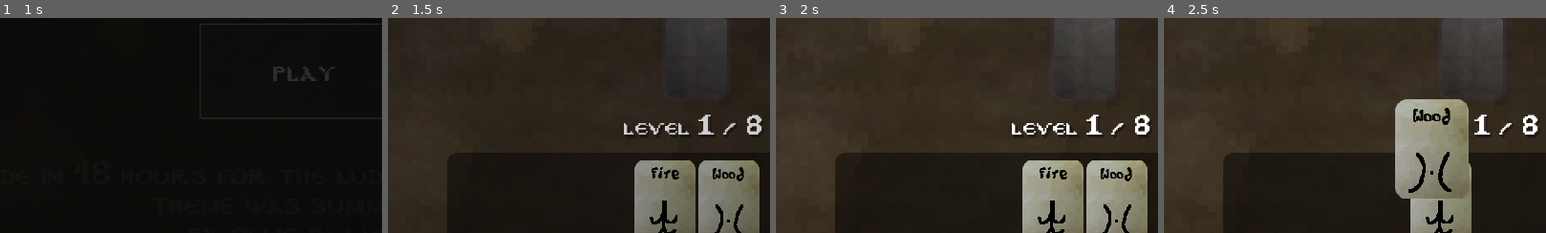
Above: before the commit, frames 1-4 (left to right).
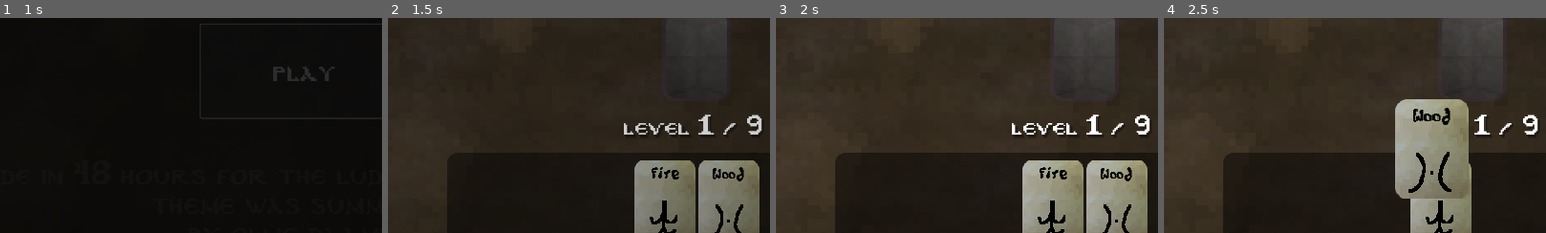
Above: after the commit, the same moments.

Repository: ollie-d/ld55
Game: Godot game, scene res://Scenes/main_menu.tscn
Two runs of this game, one before a commit and one after it. Both use one fixed random seed, a clock stepped at 60 frames per second and the inputs below.
Inputs (mouse positions are % of the whole screen's width and height, from its top left):
- Up to frame 1 (1 s): click "Play" at 0.5 s
- Up to frame 2 (1.5 s): drag from (46, 82) to (60, 28) at 1.27 s
- Up to frame 3 (2 s): no input
- Up to frame 4 (2.5 s): tap Enter at 2 s; drag from (55, 82) to (45, 70) at 2.02 s
The pictures show only the part of the screen within x 10-60%, y 40-90%; the shares and areas given below are measured in that part.

Frame 1 is identical in both runs. In frame 2, 0.1% of the frame differs, in the area x 94-98%, y 46-55%; in frame 3, 0.1%; in frame 4, 0.1%.

Commit message:
game is done

Diff:
--- a/Godot/Scenes/Cards/base_card.tscn
+++ b/Godot/Scenes/Cards/base_card.tscn
@@ -8,6 +8,7 @@
 [ext_resource type="Texture2D" uid="uid://chss3qy64rsum" path="res://Assets/Cards/card_x.png" id="4_4ck1j"]
 [ext_resource type="FontFile" uid="uid://bl8p2kairyiyn" path="res://Assets/Fonts/PixelByzantine_old.ttf" id="6_er0ku"]
 [ext_resource type="AudioStream" uid="uid://chhdt3jmnkby1" path="res://Assets/Sounds/card_hovered.wav" id="8_12jav"]
+[ext_resource type="FontFile" uid="uid://g2g1ql4xc2f3" path="res://Assets/Fonts/PixelByzantine_2.ttf" id="8_fsh74"]
 
 [sub_resource type="ShaderMaterial" id="ShaderMaterial_up04s"]
 resource_local_to_scene = true
@@ -115,12 +116,12 @@
 
 [node name="tooltip_desc" type="RichTextLabel" parent="tooltip"]
 unique_name_in_owner = true
-offset_left = -175.0
-offset_top = -55.0
-offset_right = -25.0
+offset_left = -180.0
+offset_top = -59.0
+offset_right = -21.0
 offset_bottom = 55.0
 theme_override_colors/default_color = Color(0, 0, 0, 1)
-theme_override_fonts/normal_font = ExtResource("6_er0ku")
+theme_override_fonts/normal_font = ExtResource("8_fsh74")
 theme_override_font_sizes/normal_font_size = 20
 bbcode_enabled = true
 text = "
--- a/Godot/Scenes/Globals/global.tscn
+++ b/Godot/Scenes/Globals/global.tscn
@@ -1,7 +1,8 @@
-[gd_scene load_steps=3 format=3 uid="uid://byg81k0ejlse2"]
+[gd_scene load_steps=4 format=3 uid="uid://byg81k0ejlse2"]
 
 [ext_resource type="Script" path="res://Scripts/Globals/global.gd" id="1_ma3og"]
 [ext_resource type="AudioStream" uid="uid://cywdwaj86l6g7" path="res://Assets/Music/loopitis.wav" id="2_3qkfo"]
+[ext_resource type="AudioStream" uid="uid://cd67h83k8qv2g" path="res://Assets/Sounds/bottle_blow_processed.wav" id="3_jqcx4"]
 
 [node name="Global" type="Node2D"]
 script = ExtResource("1_ma3og")
@@ -16,4 +17,8 @@
 process_thread_group_order = 0
 process_thread_messages = 0
 stream = ExtResource("2_3qkfo")
-volume_db = -10.0
+volume_db = -20.0
+
+[node name="play_sound" type="AudioStreamPlayer" parent="."]
+unique_name_in_owner = true
+stream = ExtResource("3_jqcx4")
--- a/Godot/Scenes/combinations.tscn
+++ b/Godot/Scenes/combinations.tscn
@@ -103,7 +103,7 @@
 [node name="imp" parent="." instance=ExtResource("5_qlx1w")]
 position = Vector2(220, 328)
 product = "Imp"
-reactants = "= Fire + Ash"
+reactants = "= Fire + Ash, or Squid + Fire"
 
 [node name="newt" parent="." instance=ExtResource("5_qlx1w")]
 position = Vector2(220, 381)
--- a/Godot/Scenes/main_menu.tscn
+++ b/Godot/Scenes/main_menu.tscn
@@ -6,7 +6,6 @@
 [ext_resource type="Shader" path="res://Shaders/cloud.gdshader" id="4_ffati"]
 [ext_resource type="FontFile" uid="uid://bl8p2kairyiyn" path="res://Assets/Fonts/PixelByzantine_old.ttf" id="5_flxpa"]
 [ext_resource type="FontFile" uid="uid://cligw5pqnisrc" path="res://Assets/Fonts/PixelByzantine_Edited.ttf" id="6_actws"]
-[ext_resource type="AudioStream" uid="uid://cd67h83k8qv2g" path="res://Assets/Sounds/bottle_blow_processed.wav" id="7_be71k"]
 
 [sub_resource type="ShaderMaterial" id="ShaderMaterial_k4kqh"]
 shader = ExtResource("2_wbc0u")
@@ -105,8 +104,4 @@
 Theme was Summoning
 by Ollie D`Amico[/center]"
 
-[node name="play_sound" type="AudioStreamPlayer" parent="."]
-unique_name_in_owner = true
-stream = ExtResource("7_be71k")
-
 [connection signal="pressed" from="play" to="." method="_on_play_pressed"]
--- a/Godot/Scenes/play_area.tscn
+++ b/Godot/Scenes/play_area.tscn
@@ -11,7 +11,7 @@
 [ext_resource type="FontFile" uid="uid://bl8p2kairyiyn" path="res://Assets/Fonts/PixelByzantine_old.ttf" id="8_pd3md"]
 [ext_resource type="FontFile" uid="uid://cligw5pqnisrc" path="res://Assets/Fonts/PixelByzantine_Edited.ttf" id="8_vro1s"]
 [ext_resource type="Shader" path="res://Shaders/cloud.gdshader" id="11_smyx4"]
-[ext_resource type="FontFile" uid="uid://5jyr46vusbmc" path="res://Assets/Cards/PixelByzantine_2.ttf" id="12_f2alh"]
+[ext_resource type="FontFile" uid="uid://g2g1ql4xc2f3" path="res://Assets/Fonts/PixelByzantine_2.ttf" id="12_onab3"]
 [ext_resource type="FontFile" uid="uid://dowiess61upma" path="res://Assets/Fonts/ElderGodsBB.ttf" id="13_ia8cf"]
 [ext_resource type="PackedScene" uid="uid://k4ce3h3lrulj" path="res://Scenes/combinations.tscn" id="14_4wyj7"]
 
@@ -311,7 +311,7 @@
 offset_top = 80.0
 offset_right = 946.0
 offset_bottom = 235.0
-theme_override_fonts/normal_font = ExtResource("12_f2alh")
+theme_override_fonts/normal_font = ExtResource("12_onab3")
 theme_override_font_sizes/normal_font_size = 64
 bbcode_enabled = true
 text = "[center][shake level=2 rate=2]Drag cards into[/shake] [color=purple]fuser[/color][shake level=2 rate=2] to summon new cards[/shake][/center]"
@@ -323,7 +323,7 @@
 offset_top = 33.0
 offset_right = 945.0
 offset_bottom = 238.0
-theme_override_fonts/normal_font = ExtResource("12_f2alh")
+theme_override_fonts/normal_font = ExtResource("12_onab3")
 theme_override_font_sizes/normal_font_size = 64
 bbcode_enabled = true
 text = "[center][shake level=2 rate=2]Hover over [color=#880015]special cards[/color] to read their effects[/shake][/center]"
@@ -335,7 +335,7 @@
 offset_top = 71.0
 offset_right = 945.0
 offset_bottom = 276.0
-theme_override_fonts/normal_font = ExtResource("12_f2alh")
+theme_override_fonts/normal_font = ExtResource("12_onab3")
 theme_override_font_sizes/normal_font_size = 64
 bbcode_enabled = true
 text = "[center][shake level=2 rate=2]Effects only take place once you end your turn[/shake][/center]"
@@ -347,7 +347,7 @@
 offset_top = 35.0
 offset_right = 945.0
 offset_bottom = 240.0
-theme_override_fonts/normal_font = ExtResource("12_f2alh")
+theme_override_fonts/normal_font = ExtResource("12_onab3")
 theme_override_font_sizes/normal_font_size = 64
 bbcode_enabled = true
 text = "[center][shake level=2 rate=2]Complete the requirements before your turns run out[/shake][/center]"
@@ -359,7 +359,7 @@
 offset_top = 43.0
 offset_right = 945.0
 offset_bottom = 248.0
-theme_override_fonts/normal_font = ExtResource("12_f2alh")
+theme_override_fonts/normal_font = ExtResource("12_onab3")
 theme_override_font_sizes/normal_font_size = 64
 bbcode_enabled = true
 text = "[center][shake level=2 rate=2]The ent and the imp form an effective ash factory[/shake][/center]"
@@ -371,10 +371,10 @@
 offset_top = 40.0
 offset_right = 945.0
 offset_bottom = 245.0
-theme_override_fonts/normal_font = ExtResource("12_f2alh")
-theme_override_font_sizes/normal_font_size = 64
-bbcode_enabled = true
-text = "[center][shake level=2 rate=2]Play around with combination, summoning is a creative process[/shake][/center]"
+theme_override_fonts/normal_font = ExtResource("12_onab3")
+theme_override_font_sizes/normal_font_size = 64
+bbcode_enabled = true
+text = "[center][shake level=2 rate=2]Play around with combinations, summoning is a creative process[/shake][/center]"
 
 [node name="tut_text6" type="RichTextLabel" parent="."]
 unique_name_in_owner = true
@@ -383,7 +383,7 @@
 offset_top = 39.0
 offset_right = 945.0
 offset_bottom = 244.0
-theme_override_fonts/normal_font = ExtResource("12_f2alh")
+theme_override_fonts/normal_font = ExtResource("12_onab3")
 theme_override_font_sizes/normal_font_size = 64
 bbcode_enabled = true
 text = "[center][shake level=2 rate=2]If you must, you can check combinations with the hint button[/shake][/center]"
@@ -395,18 +395,18 @@
 offset_top = 39.0
 offset_right = 945.0
 offset_bottom = 244.0
-theme_override_fonts/normal_font = ExtResource("12_f2alh")
-theme_override_font_sizes/normal_font_size = 64
-bbcode_enabled = true
-text = "[center][shake level=2 rate=2]You're on your own now[/shake][/center]
+theme_override_fonts/normal_font = ExtResource("12_onab3")
+theme_override_font_sizes/normal_font_size = 64
+bbcode_enabled = true
+text = "[center][shake level=2 rate=2]You`re on your own now[/shake][/center]
 [center][shake level=10 rate=20][color=#664330]good luck[/color][/shake][/center]"
 
 [node name="hint_button" type="Button" parent="."]
 unique_name_in_owner = true
-offset_left = 16.0
-offset_top = 314.0
-offset_right = 85.0
-offset_bottom = 380.0
+offset_left = 1032.0
+offset_top = 289.0
+offset_right = 1101.0
+offset_bottom = 355.0
 theme_override_fonts/font = ExtResource("13_ia8cf")
 theme_override_font_sizes/font_size = 48
 text = "?"
--- a/Godot/Scripts/Cards/base_card.gd
+++ b/Godot/Scripts/Cards/base_card.gd
@@ -132,7 +132,7 @@
 					is_over_mana = true
 
 		# Handle mouse being hovered over
-		if (not being_dragged) and (home_object != null):
+		if (not being_dragged) and (home_object != null) and (!global.hint_screen_open):
 			var hover_check_failed = true
 			if len(global.hover_queue) > 0:
 				if self == global.hover_queue[0]:
@@ -218,9 +218,11 @@
 	if (event is InputEventMouseButton) and (!global.turn_ended) and (!locked_in_place):
 		# Detect start of drag
 		if (event.button_index == 1) and (event.pressed == true) and (hovered) and (not being_dragged):
-			being_dragged = true
-			global.card_being_held = true
-			cursor_offset = get_global_mouse_position() - self.global_position
+			if len(global.hover_queue) > 0:
+				if global.hover_queue[0] == self:
+					being_dragged = true
+					global.card_being_held = true
+					cursor_offset = get_global_mouse_position() - self.global_position
 		# Detect end of drag
 		elif (event.button_index == 1) and (event.pressed == false) and (being_dragged):
 			# Add logic to check if it's in a fuser OR being re-arranged in hand
--- a/Godot/Scripts/Globals/global.gd
+++ b/Godot/Scripts/Globals/global.gd
@@ -18,18 +18,23 @@
 var mana_max = 4
 var mana = 4
 
+var react_called = false
+
 var current_level = 0
 var num_levels: int
+
+var hint_screen_open = false
 
 var levels = {
 	0: {'starting_resources':['fire','wood'], 'deposit':{'card_type':'ash', 'quantity':1}, 'max_turns': 1},
 	1: {'starting_resources':[], 'deposit':{'card_type':'fire', 'quantity':3}, 'max_turns': 3},
-	2: {'starting_resources':[], 'deposit':{'card_type':'ash', 'quantity':2}, 'max_turns': 2},
+	2: {'starting_resources':[], 'deposit':{'card_type':'ash', 'quantity':1}, 'max_turns': 2},
 	3: {'starting_resources':['fire','wood','water'], 'deposit':{'card_type':'paste', 'quantity':1}, 'max_turns': 2},
 	4: {'starting_resources':['eye_of_newt', 'fire', 'fire'], 'deposit':{'card_type':'imp', 'quantity':1}, 'max_turns': 3},
-	5: {'starting_resources':['squid', 'fire', 'wood'], 'deposit':{'card_type':'ash', 'quantity':3}, 'max_turns': 5},
-	6: {'starting_resources':['newt','water', 'fire', 'fire', 'wood'], 'deposit':{'card_type':'imp', 'quantity':5}, 'max_turns': 10},
-	7: {'starting_resources':['fire', 'fire', 'wood', 'water', 'water', 'newt'], 'deposit':{'card_type':'demon', 'quantity':1}, 'max_turns': 10},
+	5: {'starting_resources':['squid', 'fire'], 'deposit':{'card_type':'fire', 'quantity':3}, 'max_turns': 5},
+	6: {'starting_resources':['squid', 'fire', 'wood'], 'deposit':{'card_type':'ash', 'quantity':3}, 'max_turns': 5},
+	7: {'starting_resources':['newt','water', 'fire', 'fire', 'wood'], 'deposit':{'card_type':'imp', 'quantity':5}, 'max_turns': 10},
+	8: {'starting_resources':['fire', 'fire', 'wood', 'water', 'water', 'newt'], 'deposit':{'card_type':'demon', 'quantity':1}, 'max_turns': 10},
 }
 
 var interact_table = {
--- a/Godot/Scripts/fuser.gd
+++ b/Godot/Scripts/fuser.gd
@@ -3,8 +3,10 @@
 var child: Card = null # this will hold the child in the fuser
 
 var is_deposit = false
+var disabled = false
 
 signal create_card_in_fuser
+signal react_called
 
 # Called when the node enters the scene tree for the first time.
 func _ready():
@@ -28,6 +30,8 @@
 
 
 func add_card(card: Card) -> bool:
+	if disabled:
+		return false
 	if child == card:
 		#print('Child IS card')
 		card.position = self.position
@@ -83,10 +87,11 @@
 
 
 func react(reactant0: Card, reactant1: Card):
+	emit_signal('react_called')
 	# If reaction is valid, delete old cards and create a new one
 	var r0 = reactant0.card_type
 	var r1 = reactant1.card_type
-
+	global.react_called = true
 	if r1 in global.interact_table[r0].keys():
 		var card_name = global.interact_table[r0][r1]
 		if reactant1.home_object != null:
--- a/Godot/Scripts/main_menu.gd
+++ b/Godot/Scripts/main_menu.gd
@@ -20,5 +20,5 @@
 
 
 func _on_play_pressed():
-	%play_sound.play()
+	global.find_child('play_sound').play()
 	start_game()
--- a/Godot/Scripts/play_area.gd
+++ b/Godot/Scripts/play_area.gd
@@ -60,6 +60,7 @@
 
 	for fuser in fusers:
 		fuser.visible = true
+		fuser.disabled = false
 
 
 func clear_play_area():
@@ -127,10 +128,14 @@
 		# Only keep center fuser
 		for fuser in fusers:
 			fuser.visible = false
+			fuser.disabled = true
 		fusers = [$Fuser3]
 		$Fuser3.visible = true
-
-		await $Fuser3.create_card_in_fuser
+		$Fuser3.disabled = false
+
+		# There's always a lag spike here
+		#await $Fuser3.create_card_in_fuser
+		await $Fuser3.react_called
 
 		%tut_text0.visible = false
 		%deposit.show_tutorial()
@@ -145,9 +150,11 @@
 		%deposit.visible = true
 		for fuser in fusers:
 			fuser.visible = false
+			fuser.disabled = true
 		fusers = [$Fuser2, $Fuser3, $Fuser4]
 		for fuser in fusers:
 			fuser.visible = true
+			fuser.disabled = false
 		create_card_in_fuser($Fuser3, 'imp')
 
 		$Fuser3.child.locked_in_place = true
@@ -178,9 +185,11 @@
 		%restart.visible = false
 		for fuser in fusers:
 			fuser.visible = false
+			fuser.disabled = true
 		fusers = [$Fuser2, $Fuser3, $Fuser4]
 		for fuser in fusers:
 			fuser.visible = true
+			fuser.disabled = false
 
 		create_card_in_fuser($Fuser2, 'imp')
 		create_card_in_fuser($Fuser4, 'ent')
@@ -191,6 +200,9 @@
 		%tut_text4.visible = true
 
 	elif global.current_level == 3:
+		for fuser in fusers:
+			fuser.visible = true
+			fuser.disabled = false
 		toggle_main_ui_visibility(true)
 		%hint_button.visible = false
 		%hint_arrow.visible = false
@@ -541,4 +553,5 @@
 
 func _on_hint_button_pressed():
 	%Combinations.visible = !%Combinations.visible
+	global.hint_screen_open = %Combinations.visible
 	emit_signal("hint_clicked")
Not shown: 1 places in Godot/Scenes/Cards/base_card.tscn that only renumber resources
Not shown: 1 places in Godot/Scenes/main_menu.tscn that only renumber resources
Not shown, changed: Godot/export_presets.cfg
Not shown, changed: Godot/Export/HTML/index.html
Not shown, changed: Godot/Export/HTML/index.js
Not shown, changed: Godot/Export/HTML/index.pck
Not shown, changed: Godot/Export/HTML/index.wasm
Not shown, added: Godot/Export/Windows/Symthesis.exe
Not shown, added: Godot/Export/Windows/Symthesis.pck
